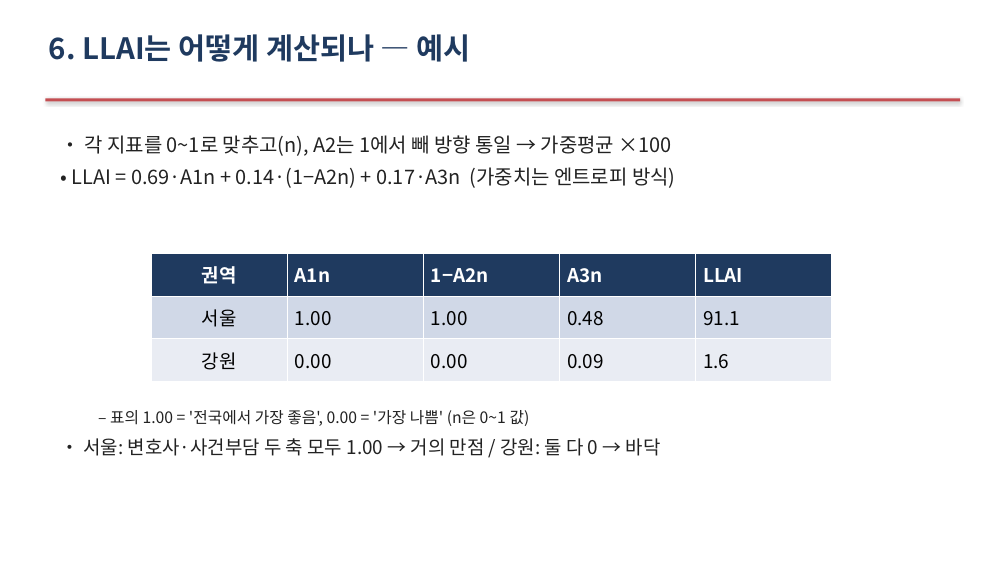
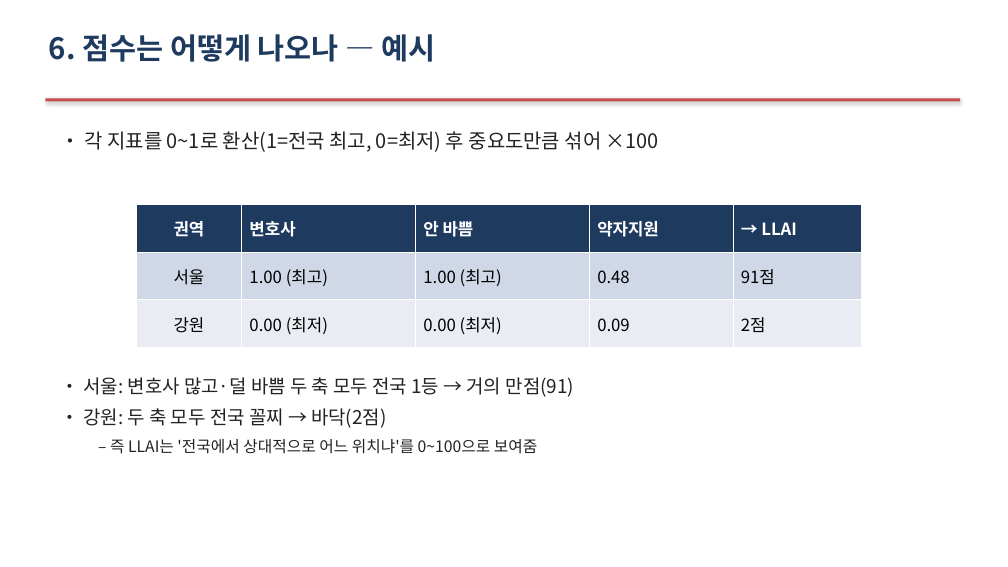
Before and after one commit to Allenkeem/llai-project, a slide deck: slide 9 of reports/발표자료.pptx. Drawn at 1008x567 pixels with LibreOffice and Linux fonts; fonts in the diff are those of the drawing. Boxes give left, top, right and bottom in pixels: in the first picture for what was removed or moved away, otherwise in the second. Text is boxed around its words. In the diff, an @@ line names an element or a change of style, - is before the commit and + after.

```diff
--- a/reports/발표자료.pptx
+++ b/reports/발표자료.pptx
@@ text at (49,34,436,62): text changed @@
-6. LLAI는 어떻게 계산되나 — 예시
+6. 점수는 어떻게 나오나 — 예시
@@ text at (85,131,659,152): text changed @@
-• 각 지표를 0~1로 맞추고(n), A2는 1에서 빼 방향 통일 → 가중평균 ×100
-• LLAI = 0.69·A1n + 0.14·(1−A2n) + 0.17·A3n (가중치는 엔트로피 방식)
+• 각 지표를 0~1로 환산(1=전국 최고, 0=최저) 후 중요도만큼 섞어 ×100
@@ table at (136,204,862,348) @@
-row 1: 권역 | A1n | 1−A2n | A3n | LLAI
+row 1: 권역 | 변호사 | 안 바쁨 | 약자지원 | → LLAI
-row 2: 서울 | 1.00 | 1.00 | 0.48 | 91.1
+row 2: 서울 | 1.00 (최고) | 1.00 (최고) | 0.48 | 91점
-row 3: 강원 | 0.00 | 0.00 | 0.09 | 1.6
+row 3: 강원 | 0.00 (최저) | 0.00 (최저) | 0.09 | 2점
@@ size 18 to 16 pt in "권역", "서울", "0.48", "강원" and 1 more places @@
@@ table: place and size @@
-table at (151,253,832,382)
+table at (136,204,862,348)
@@ text at (83,377,575,454): text changed; size 15 to 18 pt @@
-  – 표의 1.00 = '전국에서 가장 좋음', 0.00 = '가장 나쁨' (n은 0~1 값)
-• 서울: 변호사·사건부담 두 축 모두 1.00 → 거의 만점 / 강원: 둘 다 0 → 바닥
+• 서울: 변호사 많고·덜 바쁨 두 축 모두 전국 1등 → 거의 만점(91)
+• 강원: 두 축 모두 전국 꼴찌 → 바닥(2점)
+  – 즉 LLAI는 '전국에서 상대적으로 어느 위치냐'를 0~100으로 보여줌
```
Also in this commit, not shown: 18 other slides changed, 1 slide added, 1 slide removed.
